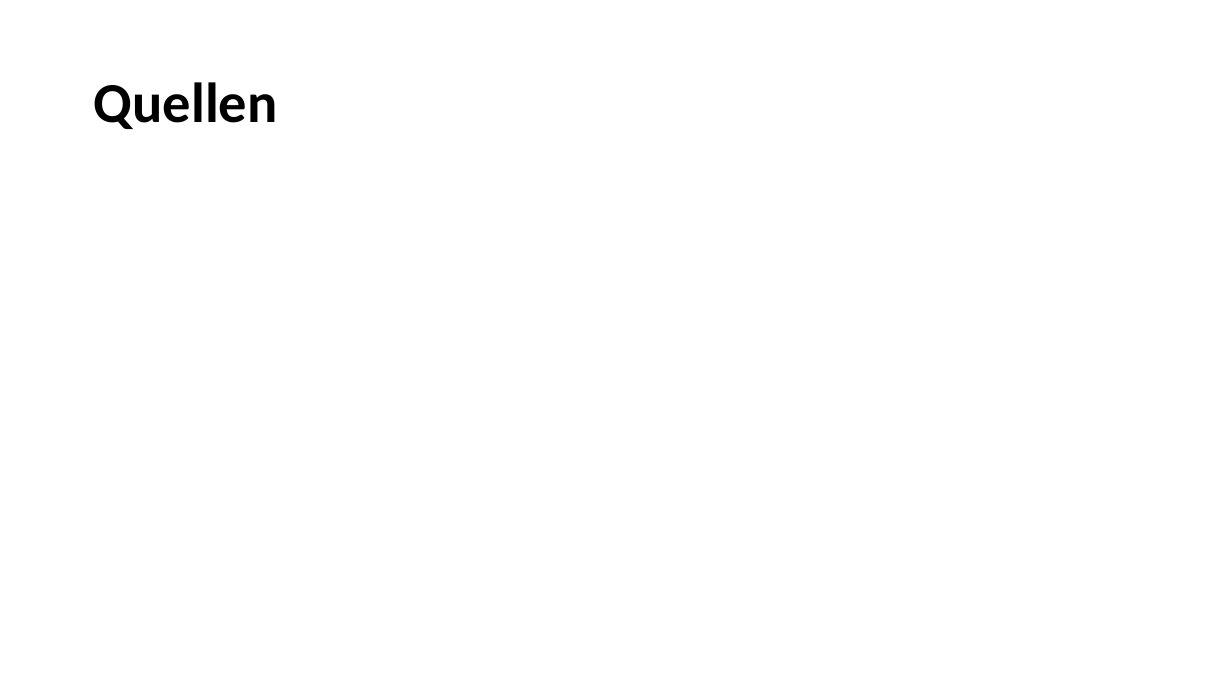
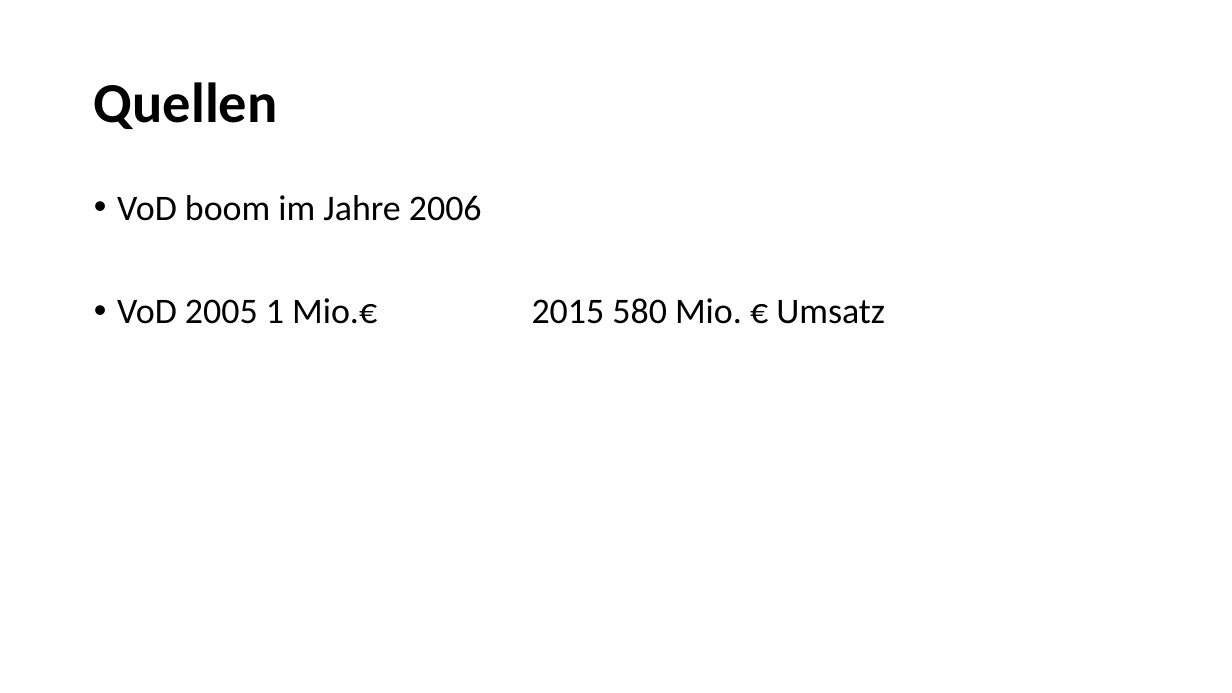
Before and after one commit to Seany1992/MuW, a slide deck: slide 8 of Medienwandel im 21.pptx. Drawn at 1232x693 pixels with LibreOffice and Linux fonts; fonts in the diff are those of the drawing. Boxes give left, top, right and bottom in pixels: in the first picture for what was removed or moved away, otherwise in the second. Text is boxed around its words. In the diff, an @@ line names an element or a change of style, - is before the commit and + after.

```diff
--- a/Medienwandel im 21.pptx
+++ b/Medienwandel im 21.pptx
@@ text added at [117, 195, 885, 324], 28 pt, text #000000 @@
+• VoD boom im Jahre 2006
+• VoD 2005 1 Mio.€ 2015 580 Mio. € Umsatz
```
Also in this commit, not shown: 3 other slides changed, 1 other file.
